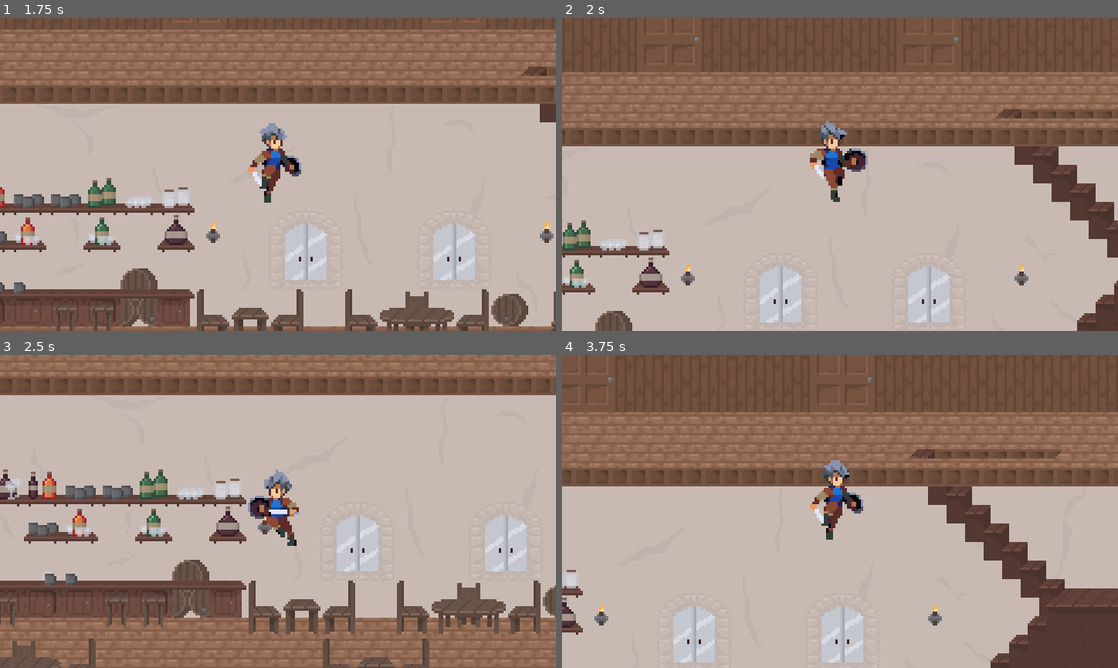
Above: before the commit, frames 1-4 (two rows, left to right).
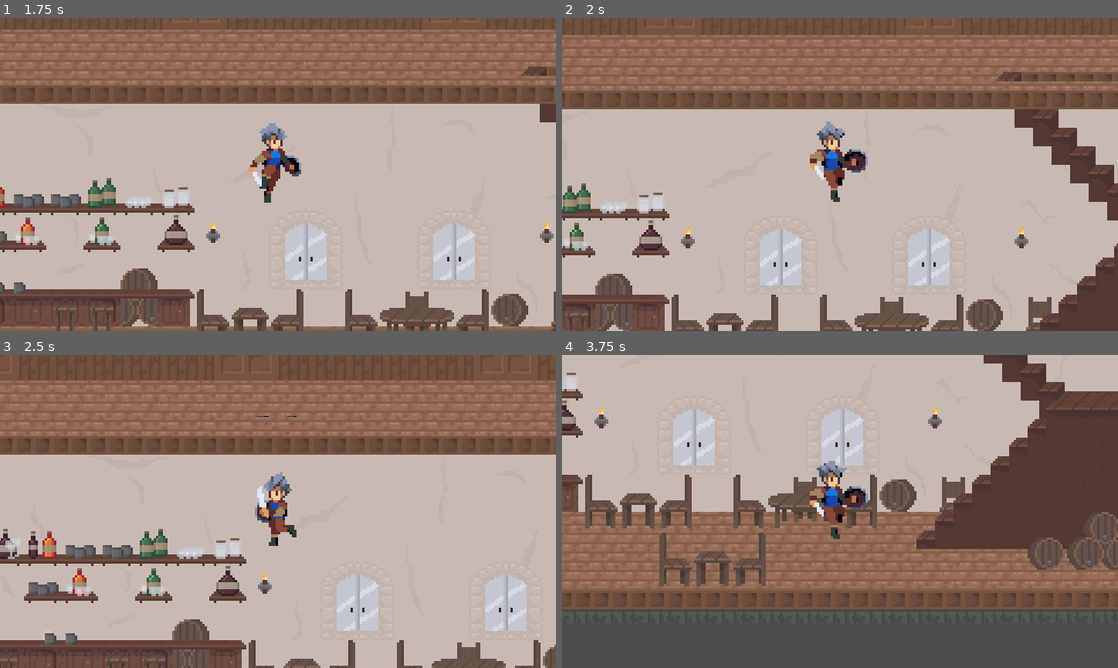
Above: after the commit, the same moments.

Repository: EricvanHeel/godot-test-platformer
Game: Godot game, scene res://world.tscn
Same seed, same stepped clock (60 frames per second), same inputs: the game is played once before the commit and once after it.
Inputs (mouse positions are in pixels of both pictures, inside the frame that each line leads up to):
- Up to frame 1 (1.75 s): move the mouse to (400, 158) at 0.52 s; hold Space (jump) 0.53-1.28 s; hold D (right) from 0.53 s (still down); click (400, 158) at 0.6 s; move the mouse to (166, 190) at 1.27 s; tap Space (jump) at 1.35, 1.52 s; click (166, 190) at 1.55 s
- Up to frame 2 (2 s): keep holding D (right); tap Space (jump) at 1.82 s
- Up to frame 3 (2.5 s): move the mouse to (333, 442) at 2.02 s; release D (right) at 2.03 s; hold A (left) from 2.03 s (still down); hold Space (jump) from 2.03 s (still down); click (333, 442) at 2.1 s
- Up to frame 4 (3.75 s): move the mouse to (812, 574) at 2.77 s; release A (left) at 2.78 s; release Space (jump) at 2.78 s; hold D (right) from 2.78 s (still down); tap S (crouch) at 2.85 s; tap Space (jump) at 3.02, 3.32 s; click (812, 574) at 3.05 s; move the mouse to (1006, 558) at 3.52 s; hold Space (jump) from 3.53 s (still down); click (1006, 558) at 3.6 s

Frame 1 is identical in both runs. In frame 2, 43% of the frame differs, in the area x 0-100%, y 5-100%; in frame 3, 62%; in frame 4, 92%, in the area x 0-100%, y 0-100%.

Commit message:
renaming 2 (#4)
* renaming

* add type annotations

* README update

Diff:
--- a/General Scripts/FSM.gd
+++ /dev/null
@@ -1,38 +0,0 @@
-class_name FSM
-extends Node
-
-#The Finite State Machine (FSM) script can be attached to a basic node and must be included as a parent of the states
-#The FSM node must be a part of the scene in which you want a state machine
-@export var initial_state : State
-var current_state : State
-var states : Dictionary = {}
-
-
-func _ready():
-	for child in get_children():
-		if child is State:
-			states[child.name.to_lower()] = child
-			child.Transitioned.connect(on_child_transition)
-
-	if initial_state:
-		initial_state.state_enter()
-		current_state = initial_state
-
-func _process(delta):
-	if current_state :
-		current_state.state_process(delta)
-	print(current_state)
-func _physics_process(delta):
-	if current_state :
-		current_state.state_physics_process(delta)
-
-func on_child_transition(state, new_state_name):
-	if state != current_state:
-		return
-	var new_state = states.get(new_state_name.to_lower())
-	if !new_state:
-		return
-	if current_state:
-		current_state.state_exit()
-	new_state.state_enter()
-	current_state = new_state
--- a/General Scripts/State.gd
+++ /dev/null
@@ -1,22 +0,0 @@
-extends Node
-class_name State
-
-#This is the base node used to pass functions to specific state nodes, it is not used in a scene
-
-signal Transitioned
-
-func state_enter():
-	#this will run once when the state is entered
-	pass
-
-func state_exit():
-	#this will run once when the state is exited
-	pass
-
-func state_process(_delta: float):
-	#this will run constantly when the state is active
-	pass
-
-func state_physics_process(_delta: float):
-	#this will run constantly on physics update when the state is active
-	pass
--- /dev/null
+++ b/common_scripts/finite_state_machine.gd
@@ -0,0 +1,39 @@
+class_name FSM
+extends Node
+
+# The Finite State Machine (FSM) script can be attached to a basic node and must be included as a parent of the states
+# The FSM node must be a part of the scene in which you want a state machine
+@export var initial_state: State
+
+var current_state: State
+var states: Dictionary = {}
+
+func _ready() -> void:
+	for child in get_children():
+		if child is State:
+			states[child.name.to_lower()] = child
+			child.transitioned.connect(on_child_transition)
+
+	if initial_state:
+		initial_state.state_enter()
+		current_state = initial_state
+
+func _process(delta: float) -> void:
+	if current_state:
+		current_state.state_process(delta)
+	print(current_state)
+
+func _physics_process(delta: float) -> void:
+	if current_state:
+		current_state.state_physics_process(delta)
+
+func on_child_transition(state: State, new_state_name: String) -> void:
+	if state != current_state:
+		return
+	var new_state = states.get(new_state_name.to_lower())
+	if !new_state:
+		return
+	if current_state:
+		current_state.state_exit()
+	new_state.state_enter()
+	current_state = new_state
--- /dev/null
+++ b/common_scripts/state.gd
@@ -0,0 +1,22 @@
+class_name State
+extends Node
+# This is the base node used to pass functions to specific state nodes
+# it is not used in a scene
+
+signal transitioned
+
+func state_enter() -> void:
+	#this will run once when the state is entered
+	pass
+
+func state_exit() -> void:
+	#this will run once when the state is exited
+	pass
+
+func state_process(_delta: float) -> void:
+	#this will run constantly when the state is active
+	pass
+
+func state_physics_process(_delta: float) -> void:
+	#this will run constantly on physics update when the state is active
+	pass
--- a/scenes/buildings/tavern.tscn
+++ b/scenes/buildings/tavern.tscn
@@ -30,7 +30,7 @@
 3:0/0 = 0
 3:0/0/physics_layer_0/linear_velocity = Vector2(0, 0)
 3:0/0/physics_layer_0/angular_velocity = 0.0
-3:0/0/physics_layer_0/polygon_0/points = PackedVector2Array(-8, -8, -8, 0, 8, 0, 8, -8)
+3:0/0/physics_layer_0/polygon_0/points = PackedVector2Array(-8, -8, -8, 8, 8, 8, 8, -8)
 3:0/0/physics_layer_1/linear_velocity = Vector2(0, 0)
 3:0/0/physics_layer_1/angular_velocity = 0.0
 4:0/0 = 0
--- a/scenes/character/character.gd
+++ b/scenes/character/character.gd
@@ -1,14 +1,14 @@
-class_name player
+class_name Player
 extends CharacterBody2D
 
 const move_speed: float = 150
 const jump_velocity: float = 400
 var gravity: float = ProjectSettings.get_setting("physics/2d/default_gravity")
 
-@export var sprite : Sprite2D
-@export var animation : AnimationPlayer
-@export var direction : Vector2 = Vector2.ZERO
-@export var saved_direction : Vector2
+@export var sprite: Sprite2D
+@export var animation: AnimationPlayer
+@export var direction: Vector2 = Vector2.ZERO
+@export var saved_direction: Vector2
 
 # properties for falling through platforms on collision layer 2
 # reference: https://godotforums.org/d/37343-how-can-i-make-my-player-fall-through-a-one-way-platform-with-an-input/2
@@ -16,11 +16,7 @@
 var collision_mask_fallthrough = collision_mask & ~0b00000000_00000000_00000000_00000010
 var drop_start_time: float = 0
 
-# Called when the node enters the scene tree for the first time.
-func _ready():
-	pass # Replace with function body.
-
-func _process(delta):
+func _process(delta: float) -> void:
 	direction = Input.get_vector("left", "right", "jump", "crouch")
 	if direction != Vector2.ZERO:
 		saved_direction = direction
@@ -31,7 +27,7 @@
 		sprite.flip_h = false
 
 # Physics process is always called according to the configured frame rate (60 times a sec)
-func _physics_process(delta: float):
+func _physics_process(delta: float) -> void:
 	var new_velocity: Vector2 = velocity
 
 	if is_on_floor() or Time.get_unix_time_from_system() - drop_start_time > 0.2:
--- a/scenes/character/character.tscn
+++ b/scenes/character/character.tscn
@@ -2,7 +2,7 @@
 
 [ext_resource type="Script" path="res://scenes/character/character.gd" id="1_adr2u"]
 [ext_resource type="Texture2D" uid="uid://n0xm07oamu7n" path="res://assets/images/oak_woods_v1.0/character/char_blue.png" id="2_bf15v"]
-[ext_resource type="Script" path="res://General Scripts/FSM.gd" id="3_smeg0"]
+[ext_resource type="Script" path="res://common_scripts/finite_state_machine.gd" id="3_2ca6w"]
 [ext_resource type="Script" path="res://scenes/character/player_idle.gd" id="4_5s6hc"]
 [ext_resource type="Script" path="res://scenes/character/player_running.gd" id="5_3ebxh"]
 [ext_resource type="Script" path="res://scenes/character/player_jumping.gd" id="6_omtaf"]
@@ -193,7 +193,7 @@
 "swing": SubResource("Animation_hms1y")
 }
 
-[node name="character" type="CharacterBody2D" node_paths=PackedStringArray("sprite", "animation")]
+[node name="Player" type="CharacterBody2D" node_paths=PackedStringArray("sprite", "animation")]
 collision_layer = 2
 collision_mask = 3
 script = ExtResource("1_adr2u")
@@ -218,30 +218,30 @@
 [node name="Camera2D" type="Camera2D" parent="."]
 
 [node name="FSM" type="Node" parent="." node_paths=PackedStringArray("initial_state")]
-script = ExtResource("3_smeg0")
-initial_state = NodePath("player_idle")
-
-[node name="player_idle" type="Node" parent="FSM" node_paths=PackedStringArray("actor", "animation")]
+script = ExtResource("3_2ca6w")
+initial_state = NodePath("PlayerIdle")
+
+[node name="PlayerIdle" type="Node" parent="FSM" node_paths=PackedStringArray("actor", "animation")]
 script = ExtResource("4_5s6hc")
 actor = NodePath("../..")
 animation = NodePath("../../Sprite2D/AnimationPlayer")
 
-[node name="player_running" type="Node" parent="FSM" node_paths=PackedStringArray("actor", "animation")]
+[node name="PlayerRunning" type="Node" parent="FSM" node_paths=PackedStringArray("actor", "animation")]
 script = ExtResource("5_3ebxh")
 actor = NodePath("../..")
 animation = NodePath("../../Sprite2D/AnimationPlayer")
 
-[node name="player_jumping" type="Node" parent="FSM" node_paths=PackedStringArray("actor", "animation")]
+[node name="PlayerJumping" type="Node" parent="FSM" node_paths=PackedStringArray("actor", "animation")]
 script = ExtResource("6_omtaf")
 actor = NodePath("../..")
 animation = NodePath("../../Sprite2D/AnimationPlayer")
 
-[node name="player_falling" type="Node" parent="FSM" node_paths=PackedStringArray("actor", "animation")]
+[node name="PlayerFalling" type="Node" parent="FSM" node_paths=PackedStringArray("actor", "animation")]
 script = ExtResource("7_rpwys")
 actor = NodePath("../..")
 animation = NodePath("../../Sprite2D/AnimationPlayer")
 
-[node name="player_attacking" type="Node" parent="FSM" node_paths=PackedStringArray("actor", "animation")]
+[node name="PlayerAttacking" type="Node" parent="FSM" node_paths=PackedStringArray("actor", "animation")]
 script = ExtResource("8_mfpmx")
 actor = NodePath("../..")
 animation = NodePath("../../Sprite2D/AnimationPlayer")
--- a/scenes/character/player_attacking.gd
+++ b/scenes/character/player_attacking.gd
@@ -1,20 +1,15 @@
+class_name PlayerAttacking
 extends State
-class_name player_attacking
 
-@export var actor : player
-@export var animation : AnimationPlayer
+@export var actor: Player
+@export var animation: AnimationPlayer
 
-
-func ready():
-	pass
-
-func state_enter():
+func state_enter() -> void:
 	animation.play("swing")
 
-func state_process(delta):
+func state_process(delta: float) -> void:
 	if animation.is_playing() == false:
-		Transitioned.emit(self, "player_idle")
+		transitioned.emit(self, "PlayerIdle")
 
-func state_physics_process(delta):
+func state_physics_process(delta: float) -> void:
 	actor.velocity = Vector2.ZERO
-	pass
--- a/scenes/character/player_falling.gd
+++ b/scenes/character/player_falling.gd
@@ -1,21 +1,18 @@
-class_name player_falling
+class_name PlayerFalling
 extends State
 
-@export var actor : player
-@export var animation : AnimationPlayer
+@export var actor: Player
+@export var animation: AnimationPlayer
 
-
-func ready():
-	pass
-
-func state_enter():
+func state_enter() -> void:
 	animation.play("jump_transition")
 
-func state_process(delta):
+func state_process(delta: float) -> void:
 	if actor.velocity.y == 0:
-		Transitioned.emit(self,"player_idle")
-func state_physics_process(delta):
+		transitioned.emit(self,"PlayerIdle")
+
+func state_physics_process(delta: float) -> void:
 	animation.play("jump_down")
 
-func state_exit():
+func state_exit() -> void:
 	animation.play("jump_end")
--- a/scenes/character/player_idle.gd
+++ b/scenes/character/player_idle.gd
@@ -1,27 +1,23 @@
+class_name PlayerIdle
 extends State
-class_name player_idle
 
-@export var actor : player
-@export var animation : AnimationPlayer
+@export var actor: Player
+@export var animation: AnimationPlayer
 
-
-func ready():
-	pass
-
-func state_enter():
+func state_enter() -> void:
 	animation.play("idle")
 #	if actor.saved_direction.x < 0:
 #		animation.play("idle_left")
 #	elif actor.saved_direction.x > 0:
 #		animation.play("idle_right")
 
-func state_process(delta):
+func state_process(delta: float) -> void:
 	if Input.is_action_pressed("left") or Input.is_action_pressed("right"):
-		Transitioned.emit(self, "player_running")
+		transitioned.emit(self, "PlayerRunning")
 	if Input.is_action_just_pressed("attack"):
-		Transitioned.emit(self,"player_attacking")
+		transitioned.emit(self, "PlayerAttacking")
 	if Input.is_action_just_pressed("jump"):
-		Transitioned.emit(self,"player_jumping")
+		transitioned.emit(self, "PlayerJumping")
 
-func state_physics_process(delta):
+func state_physics_process(delta: float) -> void:
 	pass
--- a/scenes/character/player_jumping.gd
+++ b/scenes/character/player_jumping.gd
@@ -1,21 +1,15 @@
-class_name player_jumping
+class_name PlayerJumping
 extends State
 
-@export var actor : player
-@export var animation : AnimationPlayer
+@export var actor: Player
+@export var animation: AnimationPlayer
 
-
-func ready():
-	pass
-
-func state_enter():
+func state_enter() -> void:
 	animation.play("jump")
 
-func state_process(delta):
+func state_process(delta: float) -> void:
 	if actor.velocity.y > 0:
-		Transitioned.emit(self,"player_falling")
-func state_physics_process(delta):
+		transitioned.emit(self,"PlayerFalling")
+
+func state_physics_process(delta: float) -> void:
 	animation.play("jump_up")
-
-func state_exit():
-	pass
--- a/scenes/character/player_running.gd
+++ b/scenes/character/player_running.gd
@@ -1,25 +1,16 @@
-class_name player_running
+class_name PlayerRunning
 extends State
 
-@export var actor : player
-@export var animation : AnimationPlayer
+@export var actor: Player
+@export var animation: AnimationPlayer
 
+func state_enter() -> void:
+	animation.play("running")
 
-func ready():
-	pass
-
-func state_enter():
-	animation.play("running")
-	pass
-func state_process(delta):
+func state_process(delta: float) -> void:
 	if actor.velocity == Vector2.ZERO:
-		Transitioned.emit(self,"player_idle")
+		transitioned.emit(self,"PlayerIdle")
 	if Input.is_action_just_pressed("attack"):
-		Transitioned.emit(self,"player_attacking")
+		transitioned.emit(self,"PlayerAttacking")
 	if Input.is_action_just_pressed("jump"):
-		Transitioned.emit(self,"player_jumping")
-
-func state_physics_process(delta):
-	pass
-func state_exit():
-	pass
+		transitioned.emit(self,"PlayerJumping")
Not shown, changed: README.md
